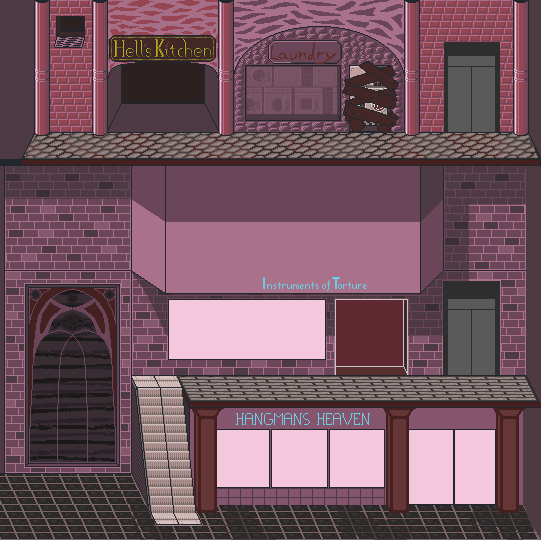
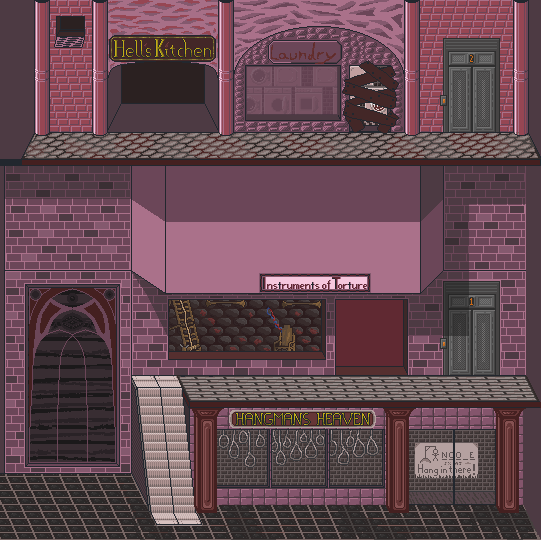
Comparing the layer stacks of the two 541 × 540 images. Changes:
painted on "palette" over left=169, top=273, right=495, bottom=504
painted on "blood" over left=108, top=0, right=517, bottom=509
painted on "assets" over left=169, top=300, right=404, bottom=482
painted on "back" over left=190, top=408, right=523, bottom=505
painted on "backaback" over left=217, top=408, right=496, bottom=504
painted on "horror.png" over left=190, top=38, right=523, bottom=507
